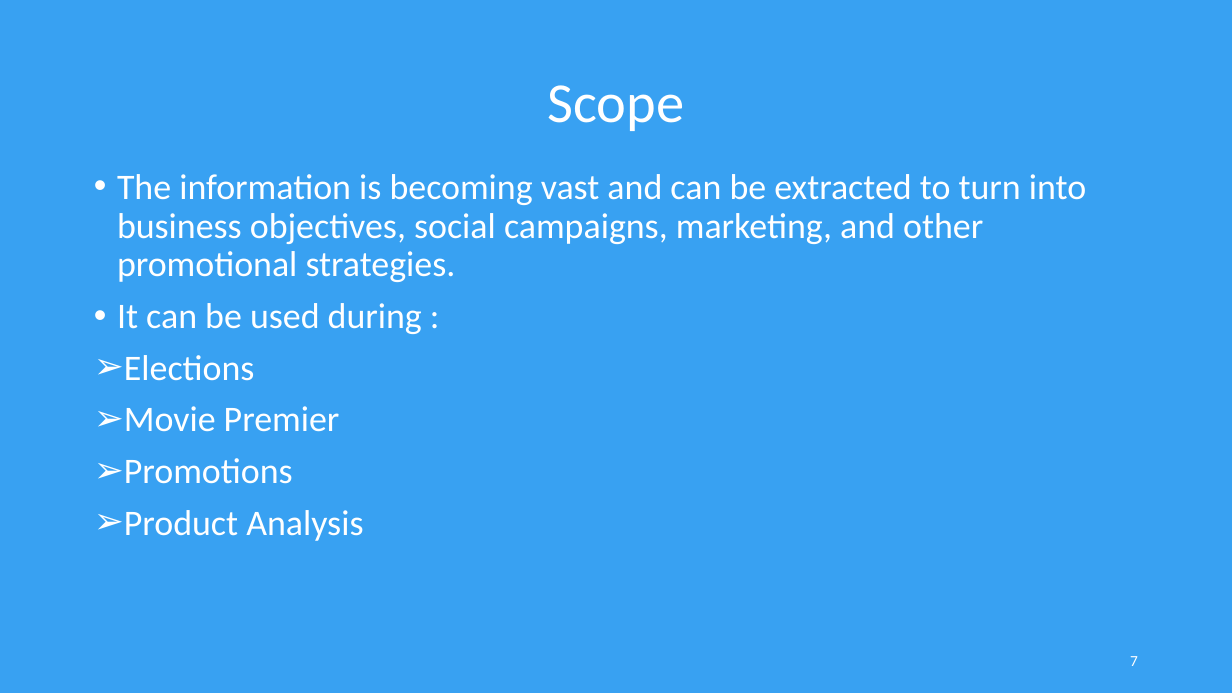
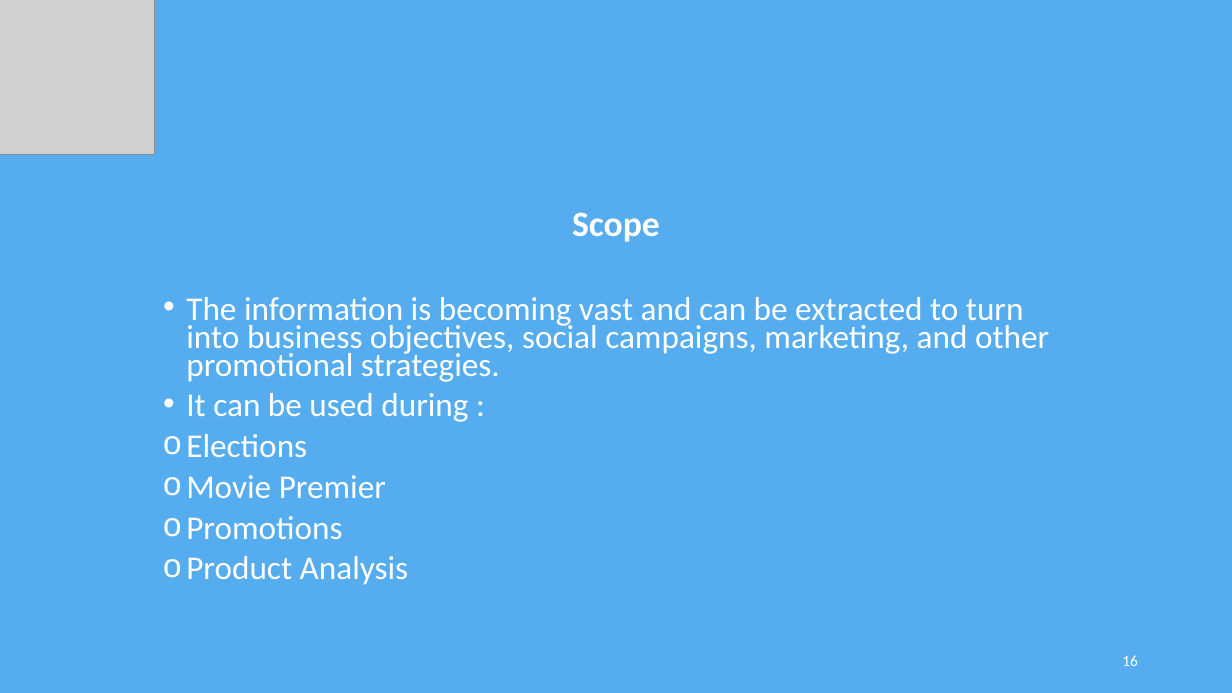
Before and after one commit to poshan0126/SentiMeter_Proposal_Documents, a slide deck: slide 16 of Project-Presentation.pptx (slide 7 before the commit). Drawn at 1232x693 pixels with LibreOffice and Linux fonts; fonts in the diff are those of the drawing; grey boxes stand for pictures. Boxes give left, top, right and bottom in pixels: in the first picture for what was removed or moved away, otherwise in the second. Text is boxed around its words. In the diff, an @@ line names an element or a change of style, - is before the commit and + after.

```diff
--- a/Project-Presentation.pptx
+++ b/Project-Presentation.pptx
@@ background #38A1F2 to #55ACEF @@
@@ picture added at <box>0,0,155,155</box> @@
@@ title removed at <box>547,85,684,131</box> @@
-Scope
@@ text "Scope": place and size @@
-text "Scope" at <box>117,174,1086,541</box>
+text "Scope" at <box>186,212,1049,585</box>
@@ text at <box>572,212,660,242</box>: paragraph added @@
+Scope
@@ text at <box>186,297,1049,585</box>: size 28 to 25.9 pt; line spacing 0.9 to 0.7; bullet ➢ to o @@
@@ page number at <box>1122,655,1138,666</box>: text changed @@
-7
+16
```
Also in this commit, not shown: 15 other slides changed, 4 slides added, 2 slides removed, 2 other files.
